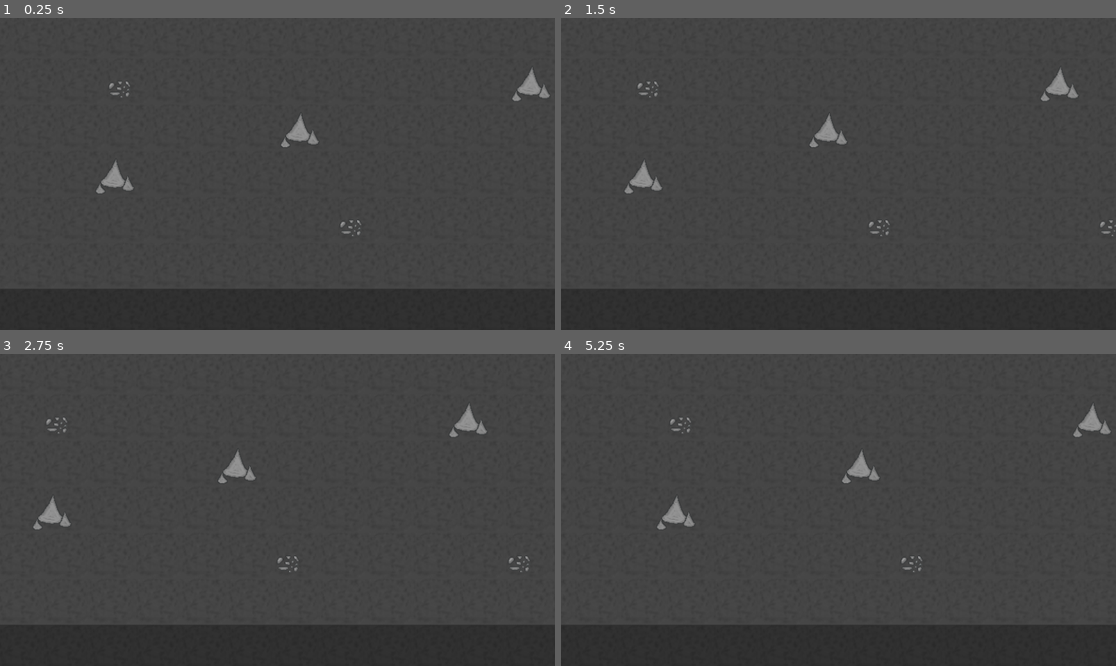
Above: before the commit, frames 1-4 (two rows, left to right).
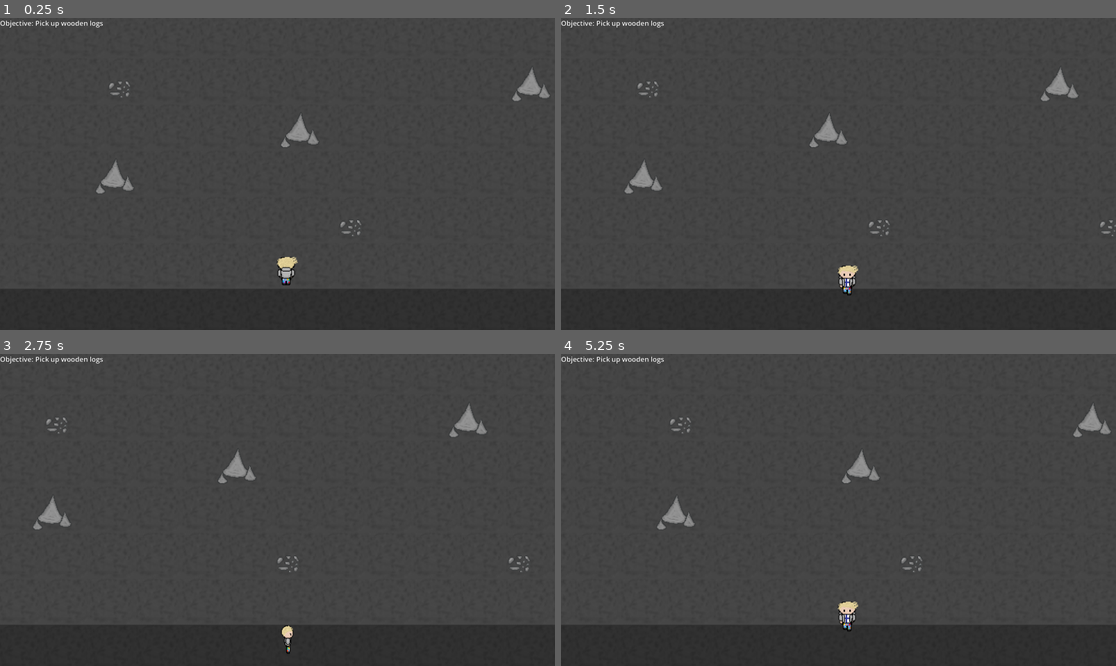
Above: after the commit, the same moments.

Repository: Orozon64/The-Sauna-Pact
Game: Godot game, scene res://scenes/cave_level.tscn
Same seed, same stepped clock (60 frames per second), same inputs: the game is played once before the commit and once after it. This scene is started directly instead of the project's main scene.
Inputs:
- Up to frame 1 (0.25 s): no input
- Up to frame 2 (1.5 s): tap Enter at 0.5 s; hold D (move_right) 0.53-1.28 s; tap E (item_interact) at 0.6 s; tap Space at 0.77 s; hold S (move_down) from 1.28 s (still down); tap Shift (advance_dialogue) at 1.35 s
- Up to frame 3 (2.75 s): tap Space at 1.52 s; tap E (item_interact) at 1.55, 2.1 s; release S (move_down) at 2.03 s; hold D (move_right) from 2.03 s (still down)
- Up to frame 4 (5.25 s): release D (move_right) at 2.78 s; hold W (move_up) 2.78-3.53 s; tap F (item_interact_secondary) at 2.85 s; tap Space at 3.02, 3.77, 4.52 s; tap E (item_interact) at 3.05, 3.6, 4.55, 5.1 s; hold A (move_left) 3.53-5.03 s; tap Shift (advance_dialogue) at 4.35 s; hold S (move_down) from 5.03 s (still down)

The runs differ from the first frame. In frame 1, 0.4% of the frame differs, in the area x 0-54%, y 0-86%; in frame 2, 0.4%; in frame 3, 0.2%; in frame 4, 0.4%, in the area x 0-54%, y 0-89%.
Error before the commit: Invalid assignment of property or key 'text' with value of type 'String' on a base object of type 'null instance'. (res://scripts/signal_manager.gd:17)
Error after the commit: Attempt to call function 'show' in base 'null instance' on a null instance. (res://scripts/signal_manager.gd:81)

Commit message:
objectives updated

Diff:
--- a/scenes/cave_level.tscn
+++ b/scenes/cave_level.tscn
@@ -27,12 +27,10 @@
 tile_set = ExtResource("1_br21b")
 
 [node name="Stones" parent="." unique_id=1981020031 instance=ExtResource("2_sfygl")]
-visible = false
 position = Vector2(1469, 258)
 script = ExtResource("3_hs0xw")
 
 [node name="FinnCharacter" parent="." unique_id=486509689 instance=ExtResource("3_m2ful")]
-visible = false
 position = Vector2(526, 606)
 
 [node name="WalkingSoundPlayer" type="AudioStreamPlayer2D" parent="." unique_id=1668349751]
@@ -59,3 +57,16 @@
 
 [node name="CollisionShape2D" type="CollisionShape2D" parent="StartingPoint" unique_id=36156195]
 shape = SubResource("RectangleShape2D_e2lr5")
+
+[node name="CanvasLayer" type="CanvasLayer" parent="." unique_id=1360172322]
+
+[node name="ObjectiveLabel" type="Label" parent="CanvasLayer" unique_id=1248870957]
+offset_top = 1.0
+offset_right = 464.0
+offset_bottom = 43.0
+theme_override_colors/font_color = Color(1, 1, 1, 1)
+theme_override_colors/font_shadow_color = Color(0, 0, 0, 0)
+theme_override_colors/font_outline_color = Color(0, 0, 0, 1)
+theme_override_constants/outline_size = 2
+theme_override_font_sizes/font_size = 24
+text = "Objective: pick up wooden logs"
--- a/scenes/polish_map.tscn
+++ b/scenes/polish_map.tscn
@@ -188,8 +188,6 @@
 shape = SubResource("RectangleShape2D_tr50w")
 
 [node name="PoleCharacter" parent="." unique_id=68490889 instance=ExtResource("2_g2vl7")]
-speed = null
-dev_mode = null
 
 [node name="StartingPoint" type="Area2D" parent="." unique_id=721784626]
 position = Vector2(867, 691)
--- a/scripts/player.gd
+++ b/scripts/player.gd
@@ -64,12 +64,18 @@
 	if get_parent().name != "CaveLevel":
 		var current_scene_save_data = {"position":position, "last_item":last_item, "money":money}
 		complete_save_data.set(character_name, current_scene_save_data)
+		if place_name != "cave": #if we are NOT on the level where you need to enter the cave!
+			var new_objective_id = get_parent().objective_id + 1
+			complete_save_data.set("objective_id", new_objective_id)
 	else:
 		current_character_save_data.set("last_item", last_item)
 		current_character_save_data.set("money", money)
 		complete_save_data.set(character_name, current_character_save_data)
-	var new_objective_id = get_parent().objective_id + 1
-	complete_save_data.set("objective_id", new_objective_id)
+
+	#if we enter or leave the cave, don't!!
+
+
+
 	var file = FileAccess.open("res://save_game.data", FileAccess.WRITE)
 
 	file.store_var(complete_save_data)
@@ -137,6 +143,8 @@
 				if money >= 250:
 					get_parent().get_node("CashSoundPlayer").play()
 					money -= 250
+					var new_objective_id = get_parent().objective_id + 1
+					get_parent().set_objective_id(new_objective_id)
 					_on_item_picked_up("Beer")
 			"sauna":
 				enter_sauna.emit()
--- a/scripts/signal_manager.gd
+++ b/scripts/signal_manager.gd
@@ -9,7 +9,7 @@
 var num_of_players_in_sauna = 0
 
 var objective_id = 0
-var objectives = ["Pick up wooden logs", "Pick up towels", " …(78 unchanged characters)… lavender", "Pick up stones from the cave", "Go to the casino", "Buy a beer in th …(89 unchanged characters)…
+var objectives = ["Pick up wooden logs", "Pick up towels", " …(78 unchanged characters)… lavender", "Pick up stones from the cave and place them in the furnace", "Go to the casino", "Buy a beer in th …(89 unchanged characters)…
 # Called when the node enters the scene tree for the first time.
 
 func set_objective_id(id):
Not shown, changed: save_game.data
